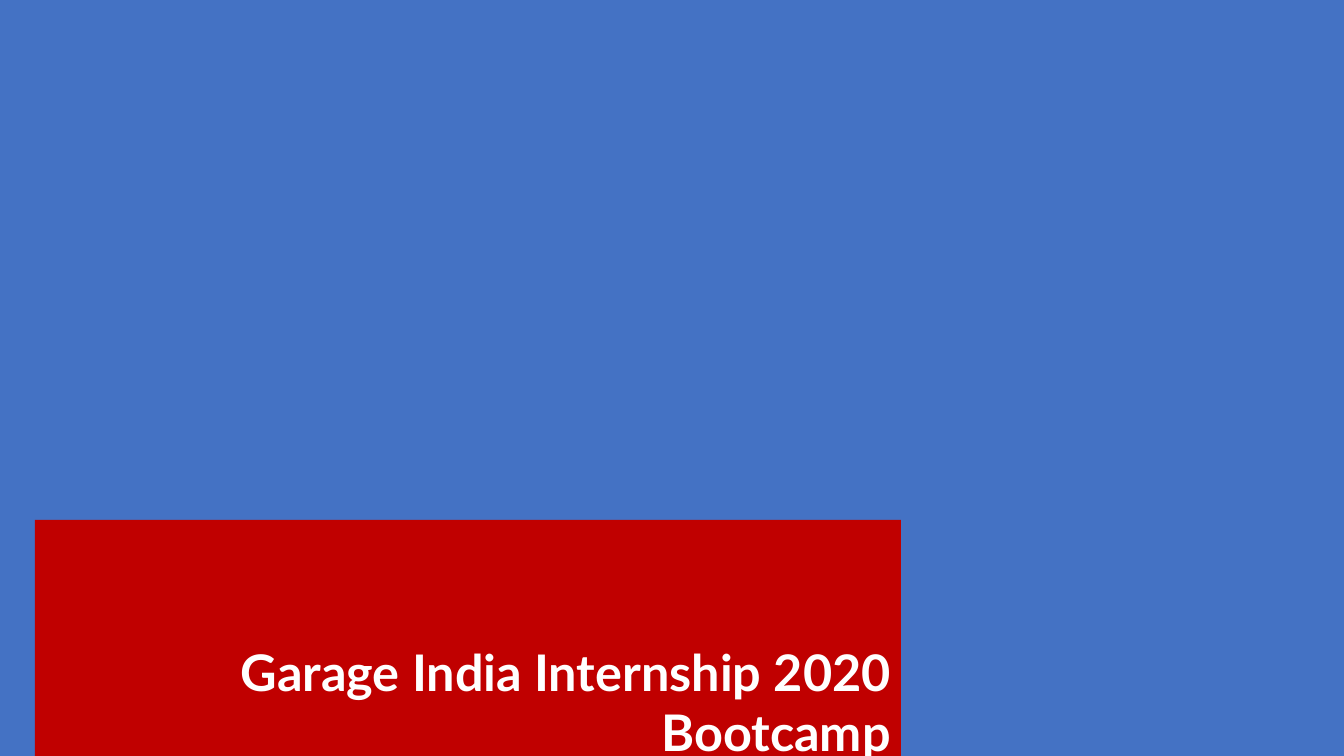
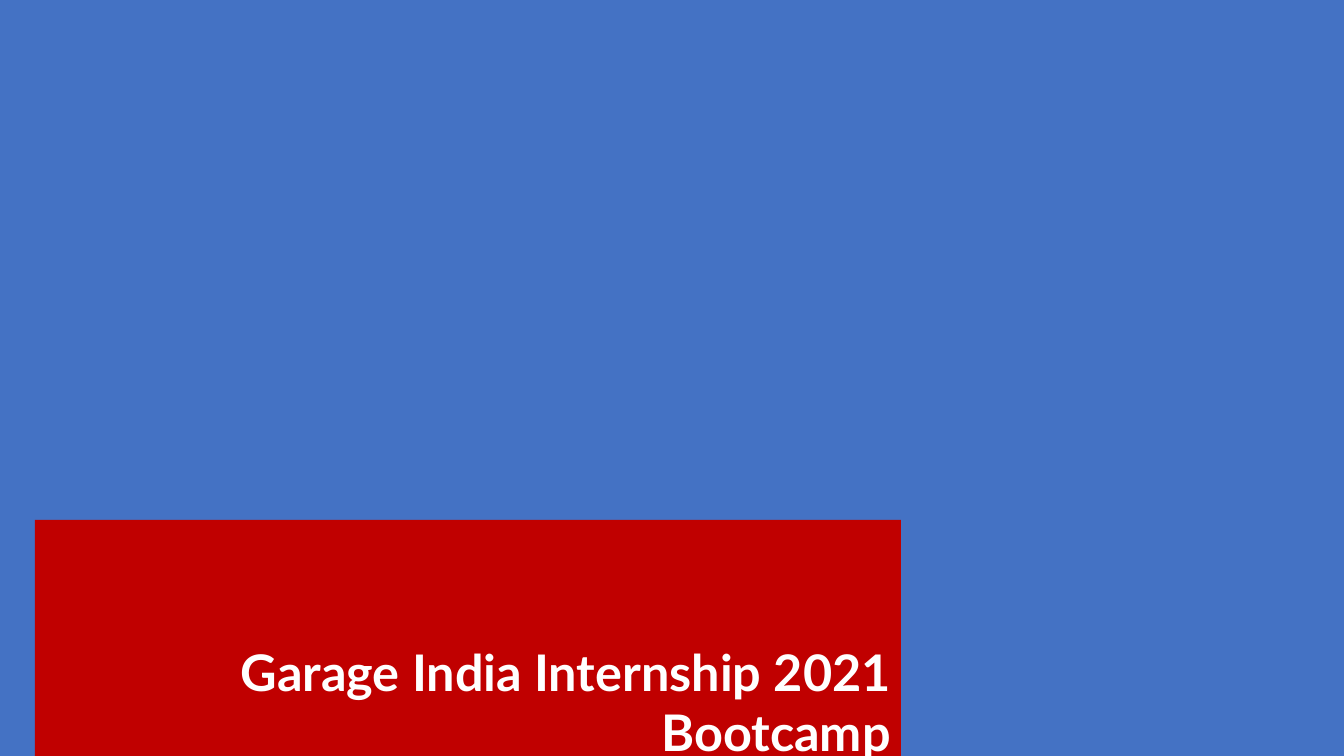
Before and after one commit to byteridge/GarageInternship2021, a slide deck: slide 2 of 1.Introduction.pptx. Drawn at 1344x756 pixels with LibreOffice and Linux fonts; fonts in the diff are those of the drawing; background and template pictures are left out. Boxes give left, top, right and bottom in pixels: in the first picture for what was removed or moved away, otherwise in the second. Text is boxed around its words. In the diff, an @@ line names an element or a change of style, - is before the commit and + after.

```diff
--- a/1.Introduction.pptx
+++ b/1.Introduction.pptx
@@ text in rectangle at (x1=241, y1=653, x2=891, y2=699): text changed @@
-Garage India Internship 2020
+Garage India Internship 2021
```
Also in this commit, not shown: 6 other slides changed.
